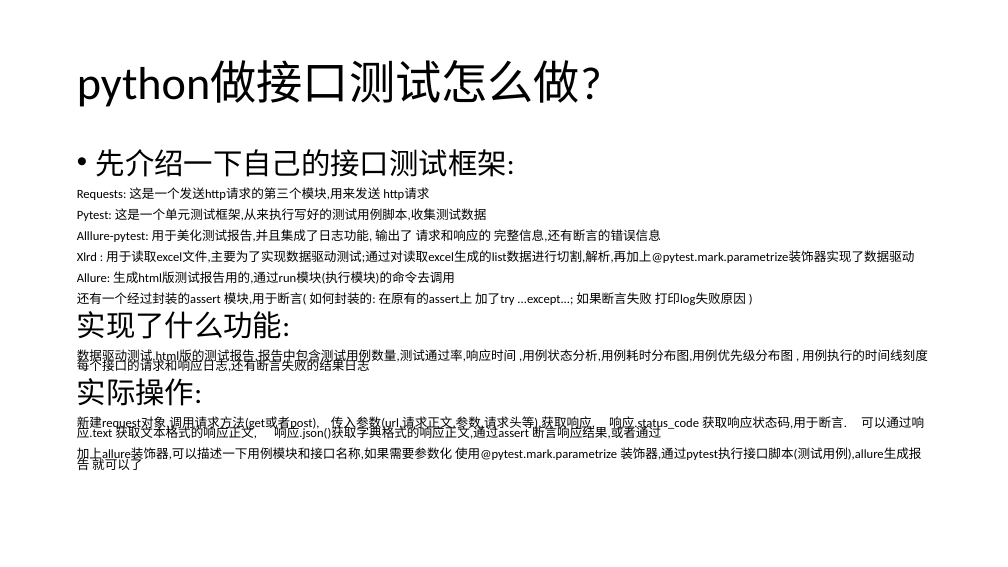
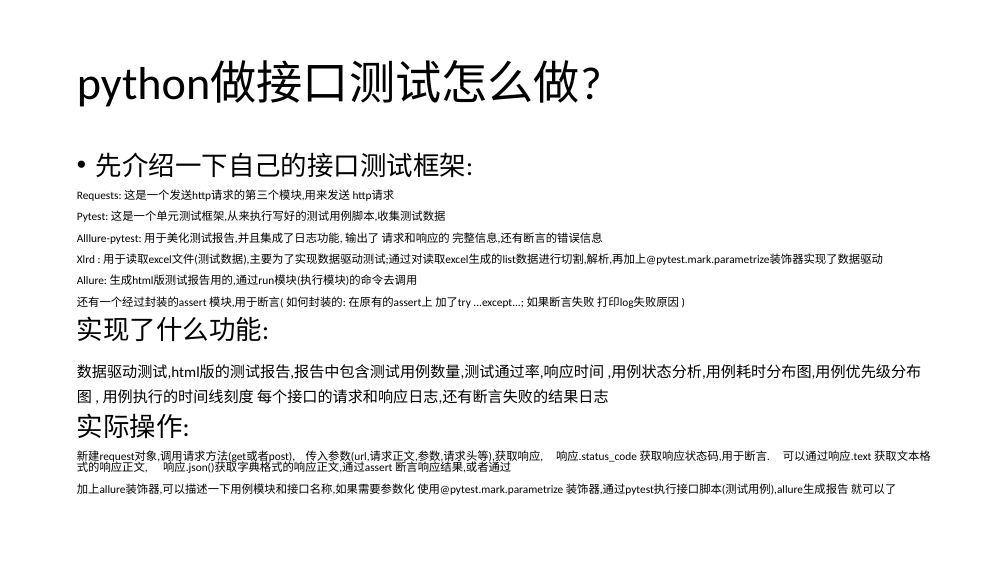
Before and after one commit to songlin1994/myedu-1904, a slide deck: slide 12 of doc/python开发课程/day04.pptx. Drawn at 1008x567 pixels with LibreOffice and Linux fonts; fonts in the diff are those of the drawing. Boxes give left, top, right and bottom in pixels: in the first picture for what was removed or moved away, otherwise in the second. Text is boxed around its words. In the diff, an @@ line names an element or a change of style, - is before the commit and + after.

```diff
--- a/doc/python开发课程/day04.pptx
+++ b/doc/python开发课程/day04.pptx
@@ text at [77,152,922,495]: size 28 to 25.2 pt in "先介绍一下自己的接口测试框架:", "实现了什么功能:", "实际操作:"; size 12 to 10.8 pt in "Requests: 这是一个发送http请求的第三个模块,用来发送 http请求", "Pytest: 这是一个单元测试框架,从来执行写好的测试用例脚本,收集测试数据", "Alllure-pytest: 用于美化测试报告,并且集成了日志功能, 输出了 请求和响应的 完整信息,还有断言的错误信 ...", "Allure: 生成html版测试报告用的,通过run模块(执行模块)的命令去调用" and 3 more places; size 12 to 14.4 pt in "数据驱动测试,html版的测试报告,报告中包含测试用例数量,测试通过率,响应时间 ,用例状态分析,用例耗时分布图,用例优 ..."; line spacing 0.7 to 0.8; line spacing 0.7 to 1.4 @@
@@ text at [77,253,883,265]: text changed; size 12 to 10.8 pt @@
-Xlrd : 用于读取excel文件,主要为了实现数据驱动测试;通过对读取excel生成的list数据进行切割,解析,再加上@pytest.mark.parametrize装饰器实现了数据驱动
+Xlrd : 用于读取excel文件(测试数据),主要为了实现数据驱动测试;通过对读取excel生成的list数据进行切割,解析,再加上@pytest.mark.parametrize装饰器实现了数据驱动
```
Also in this commit, not shown: 11 other files.
